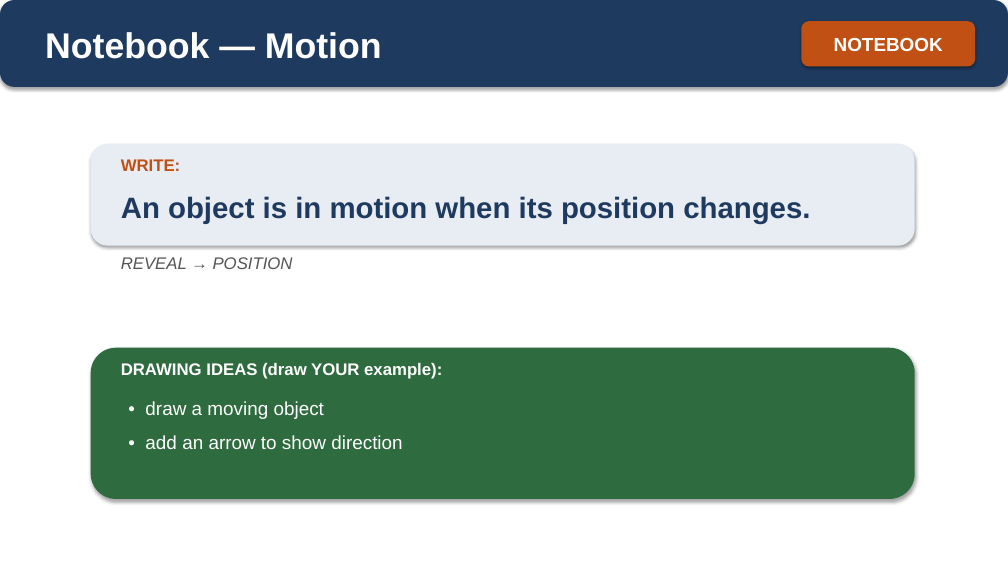
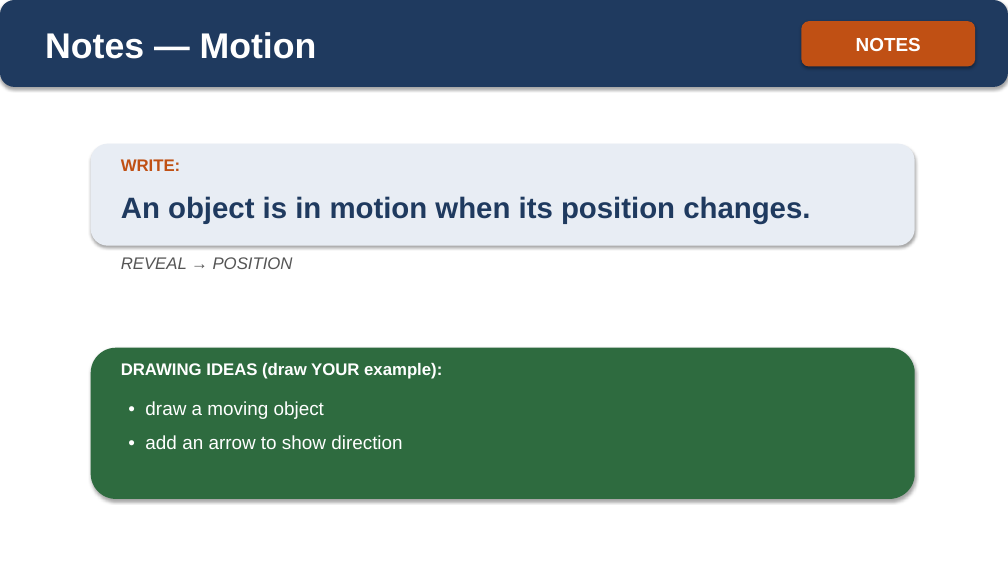
Before and after one commit to owenreagan-cyber/grade-4-energy-transfer-transformation, a slide deck: slide 11 of production/slides/02-ch2-moving-objects-have-energy-slides.pptx. Drawn at 1008x567 pixels with LibreOffice and Linux fonts; fonts in the diff are those of the drawing. Boxes give left, top, right and bottom in pixels: in the first picture for what was removed or moved away, otherwise in the second. Text is boxed around its words. In the diff, an @@ line names an element or a change of style, - is before the commit and + after.

```diff
--- a/production/slides/02-ch2-moving-objects-have-energy-slides.pptx
+++ b/production/slides/02-ch2-moving-objects-have-energy-slides.pptx
@@ text at (45, 32, 317, 59): text changed @@
-Notebook — Motion
+Notes — Motion
@@ text in rounded rectangle at (856, 37, 921, 51): text changed @@
-NOTEBOOK
+NOTES
```
Also in this commit, not shown: 2 other slides changed, 7 other files.
